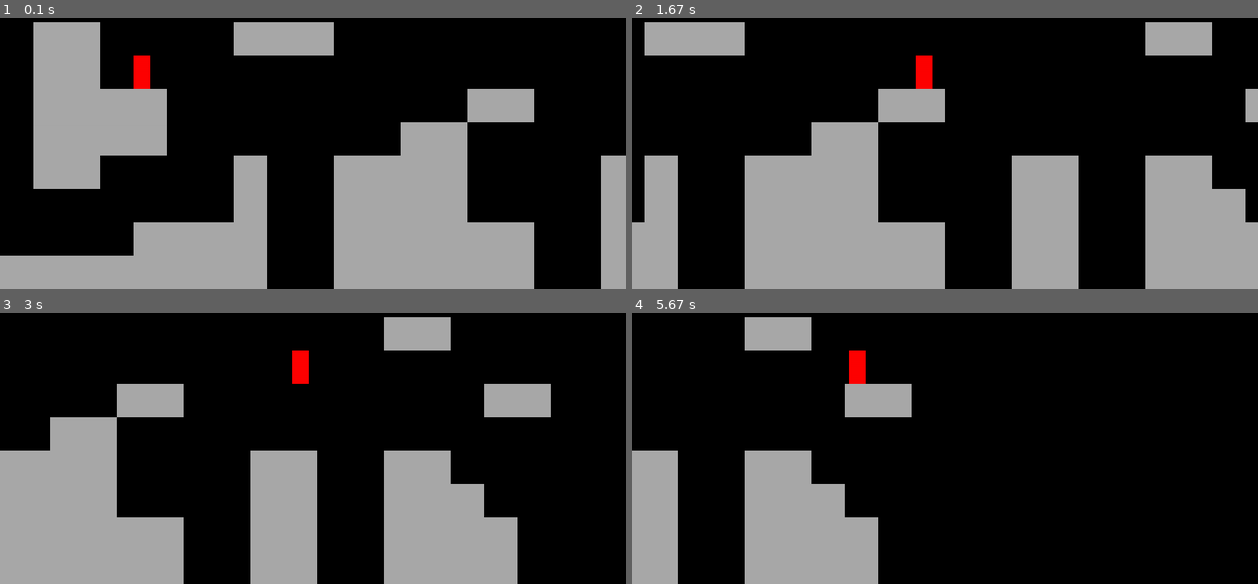
Above: before the commit, frames 1-4 (two rows, left to right).
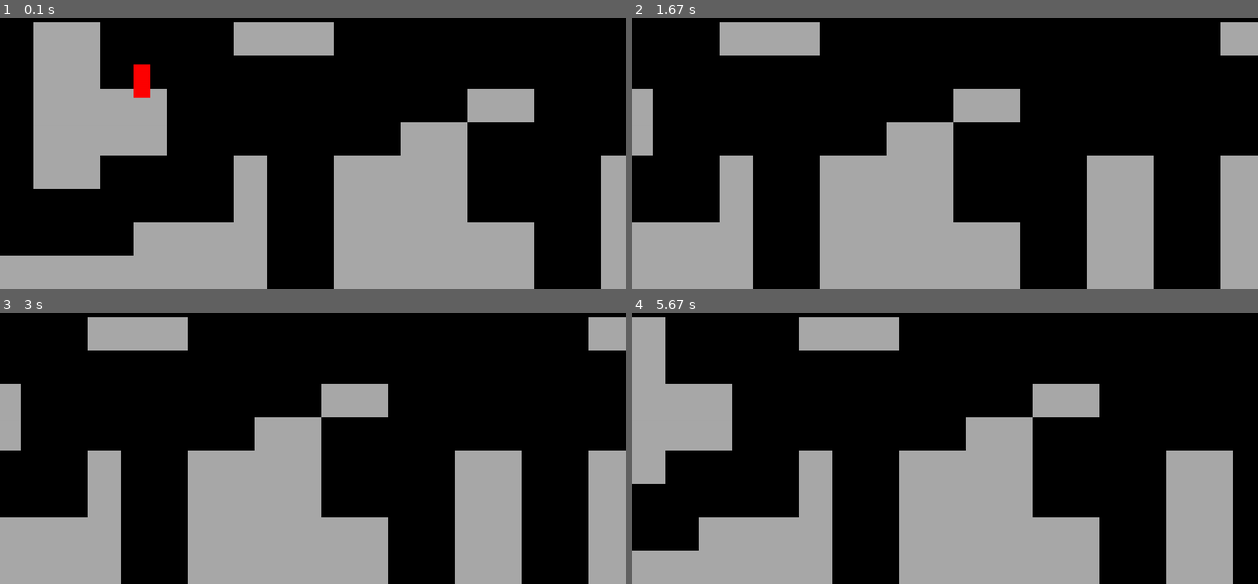
Above: after the commit, the same moments.

Repository: youngjerald239/pygame
Game: pygame game, started from main.py
Same seed, same stepped clock (60 frames per second), same inputs: the game is played once before the commit and once after it.
Inputs:
- Up to frame 1 (0.1 s): no input
- Up to frame 2 (1.67 s): hold Right 0.33-0.8 s; hold Right 0.83-1.3 s; hold Left from 1.33 s (still down)
- Up to frame 3 (3 s): release Left at 1.87 s; hold Left 1.9-2.3 s; hold Right 2.33-2.97 s
- Up to frame 4 (5.67 s): hold Left 3-3.47 s; hold Right 3.5-3.97 s; hold Right 4-4.47 s; hold Left 4.5-5.03 s; hold Left 5.07-5.47 s; hold Right from 5.5 s (still down)

The runs differ from the first frame. In frame 1, 0.2% of the frame differs, in the area x 21-24%, y 13-30%; in frame 2, 43%, in the area x 0-100%, y 1-100%; in frame 3, 36%; in frame 4, 40%.

Commit message:
added gravity to game world

Diff:
--- a/player.py
+++ b/player.py
@@ -6,7 +6,12 @@
         self.image = pygame.Surface((32,64))
         self.image.fill('red')
         self.rect = self.image.get_rect(topleft = pos)
+
+        # player movement
         self.direction = pygame.math.Vector2(0,0)         # Vector2 is a list that contains an x and a y value
+        self.speed = 8
+        self.gravity = 0.8
+        self.jump_speed = -16
 
     def get_input(self):
         keys = pygame.key.get_pressed()
@@ -18,6 +23,11 @@
         else:
             self.direction.x = 0
 
+    def apply_gravity(self):
+        self.direction.y += self.gravity
+        self.rect.y += self.direction.y
+
     def update(self):
         self.get_input()
-        self.rect.x += self.direction.x * 8
+        self.rect.x += self.direction.x * self.speed
+        self.apply_gravity()
